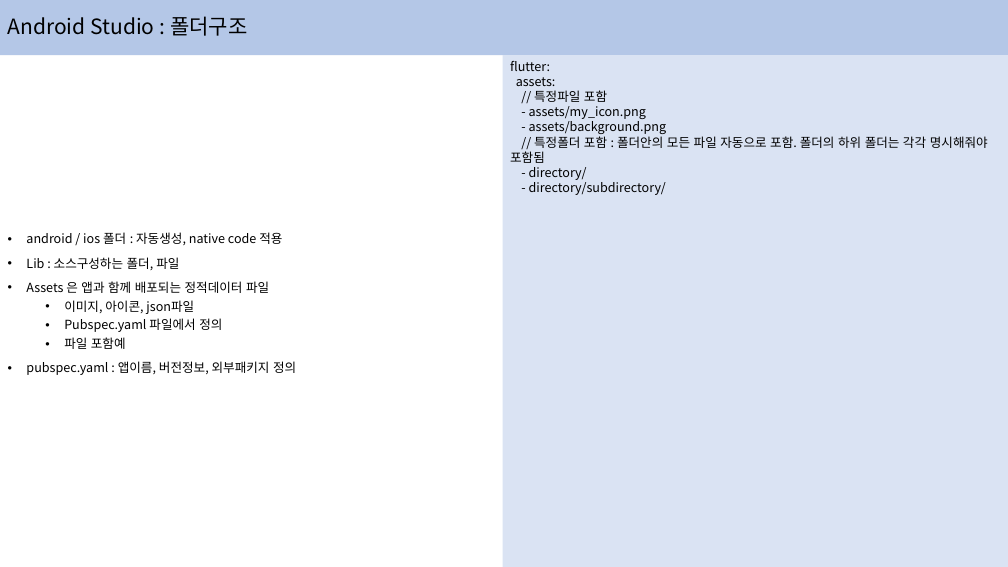
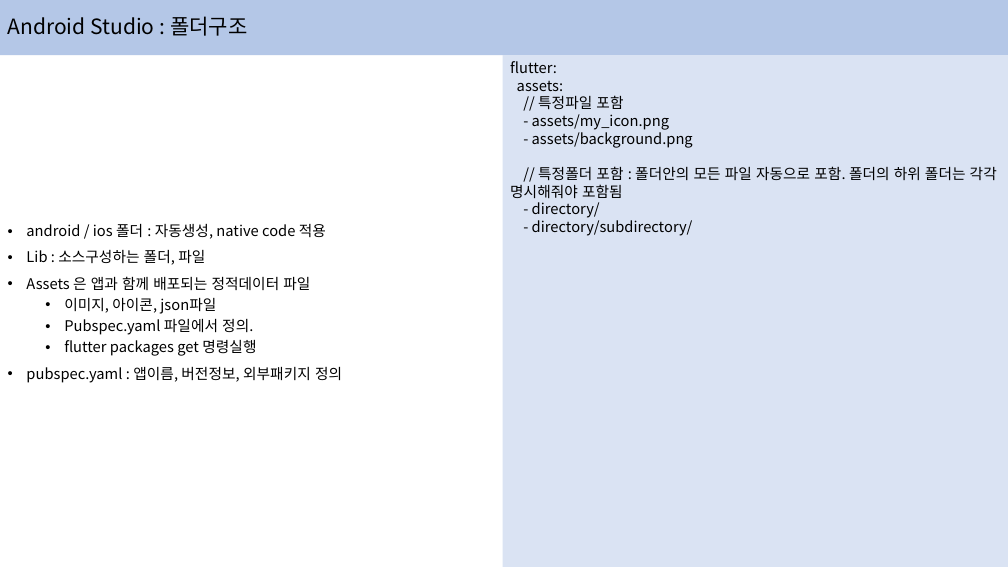
Before and after one commit to hongjaikim/lecture, a slide deck: slide 10 of flutter/Google_Flutter_-2.pptx. Drawn at 1008x567 pixels with LibreOffice and Linux fonts; fonts in the diff are those of the drawing. Boxes give left, top, right and bottom in pixels: in the first picture for what was removed or moved away, otherwise in the second. Text is boxed around its words. In the diff, an @@ line names an element or a change of style, - is before the commit and + after.

```diff
--- a/flutter/Google_Flutter_-2.pptx
+++ b/flutter/Google_Flutter_-2.pptx
@@ rectangle "flutter:" at bbox=[503, 55, 1008, 567]: size 12 to 14 pt @@
@@ text at bbox=[26, 224, 342, 383]: size 12 to 14 pt in "android / ios 폴더 : 자동생성, native ...", "Lib : 소스구성하는 폴더, 파일", "Assets 은 앱과 함께 배포되는 정적데이터 파일", "이미지, 아이콘, json파일" and 1 more places @@
@@ text at bbox=[64, 319, 256, 356]: text changed; size 12 to 14 pt @@
-  • Pubspec.yaml 파일에서 정의
-  • 파일 포함예
+  • Pubspec.yaml 파일에서 정의.
+  • flutter packages get 명령실행
```
Also in this commit, not shown: 25 other slides changed, 6 slides added, 3 other files.
